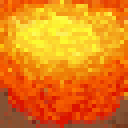
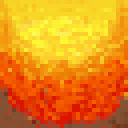
The second 128px x 128px image is a revision of the first. Changes to its layers:
painted on "Explosion_Down" over [left=0, top=0, right=128, bottom=52]
